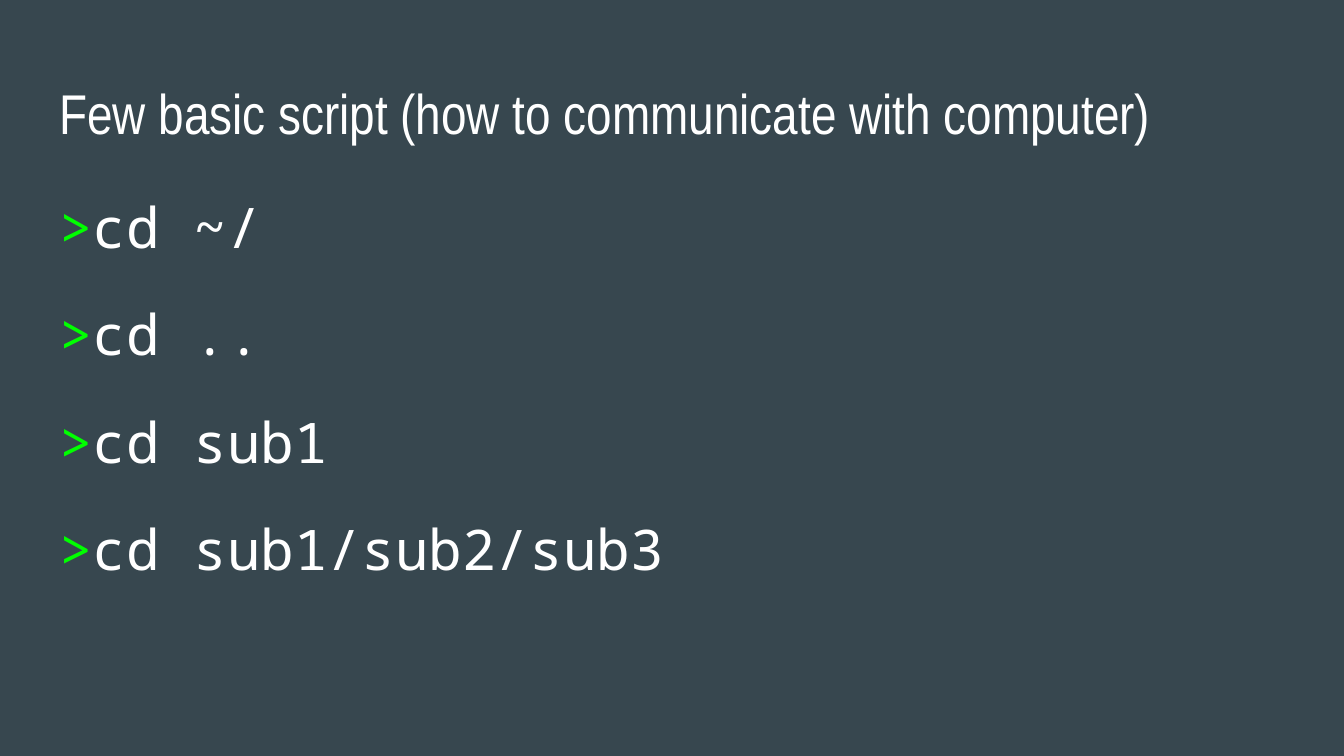
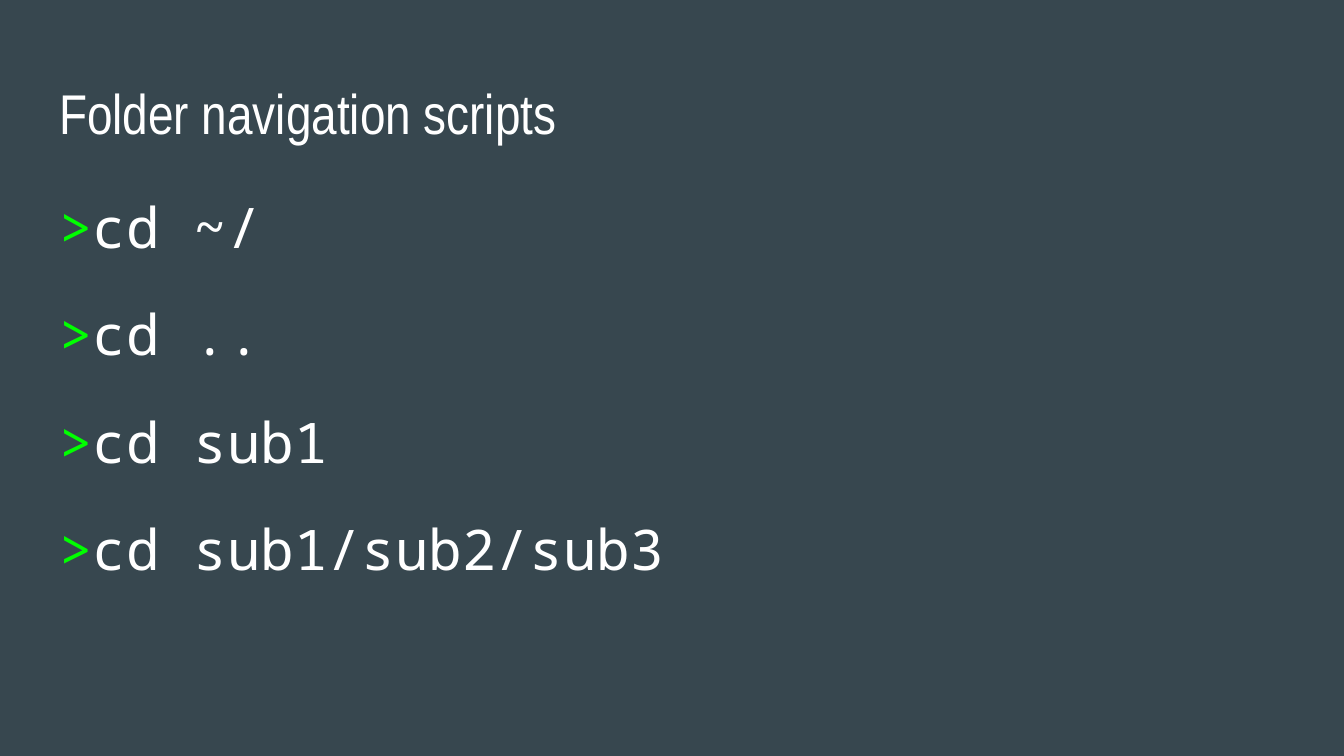
Before and after one commit to katannyak/WorkshopMaterials, a slide deck: slide 19 of git/hwt_study_git_intro.pptx. Drawn at 1344x756 pixels with LibreOffice and Linux fonts; fonts in the diff are those of the drawing. Boxes give left, top, right and bottom in pixels: in the first picture for what was removed or moved away, otherwise in the second. Text is boxed around its words. In the diff, an @@ line names an element or a change of style, - is before the commit and + after.

```diff
--- a/git/hwt_study_git_intro.pptx
+++ b/git/hwt_study_git_intro.pptx
@@ title at (59, 93, 557, 144): text changed @@
-Few basic script (how to communicate with computer)
+Folder navigation scripts
```
Also in this commit, not shown: 14 other slides changed, 5 slides added, 1 slide removed, 1 other file.
